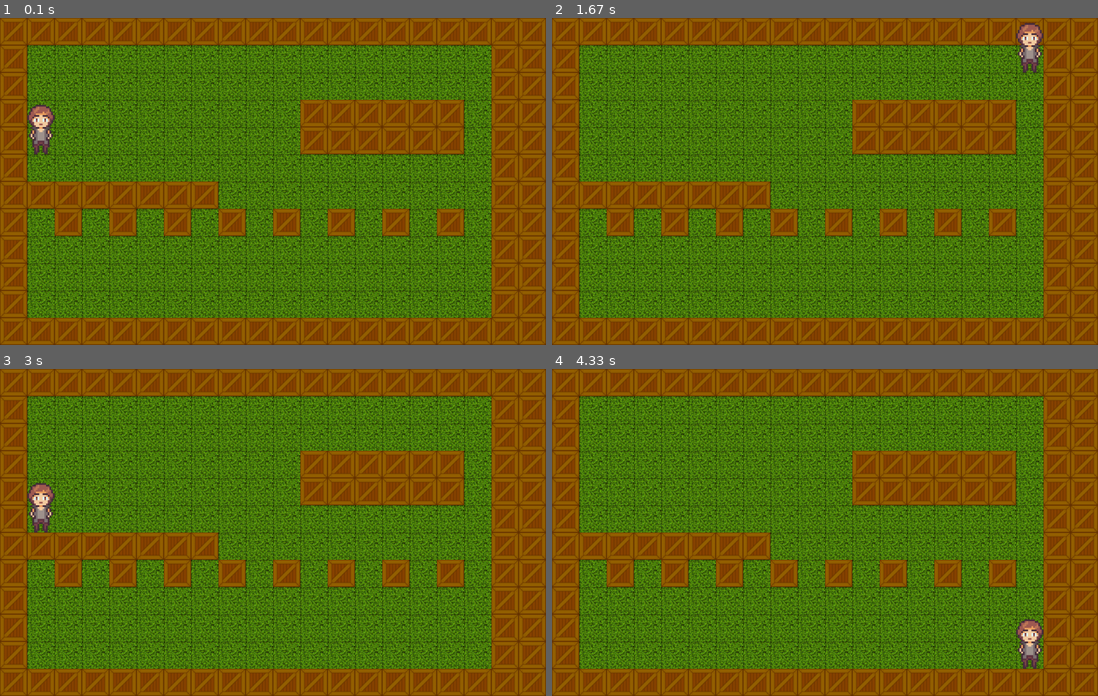
Above: before the commit, frames 1-4 (two rows, left to right).
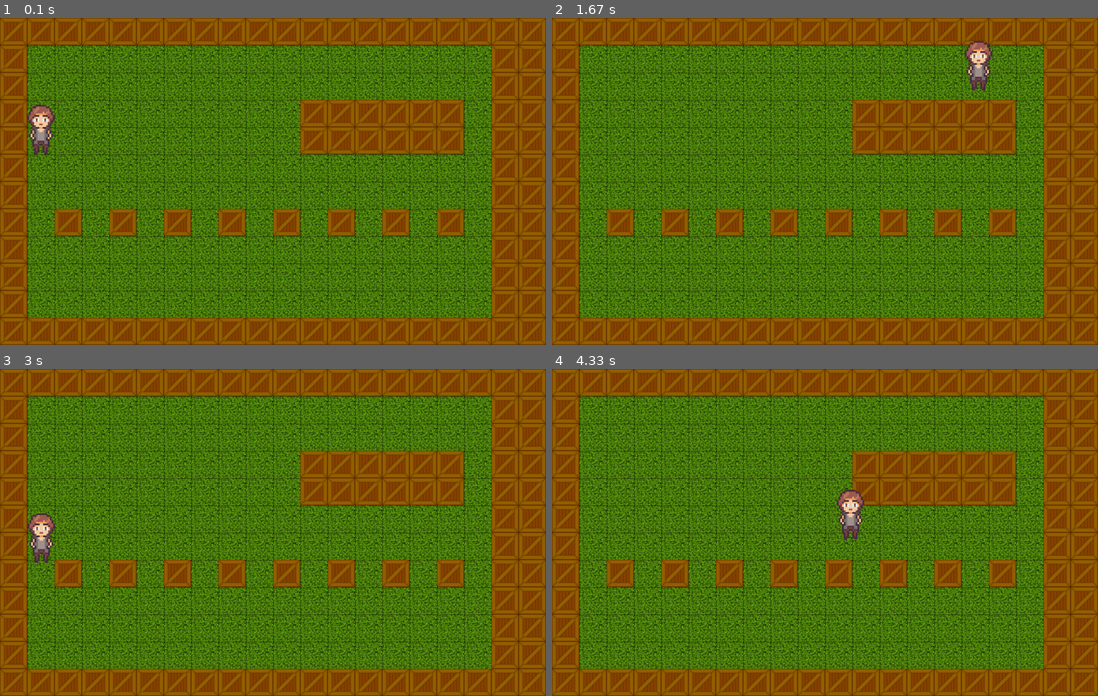
Above: after the commit, the same moments.

Repository: KakeinNoriaki/pygame_project
Game: pygame game, started from main.py
Two runs of this game, one before a commit and one after it. Both use one fixed random seed, a clock stepped at 60 frames per second and the inputs below.
Inputs:
- Up to frame 1 (0.1 s): no input
- Up to frame 2 (1.67 s): hold D 0.33-0.8 s; hold W 0.83-1.13 s; hold D 1.17-1.63 s
- Up to frame 3 (3 s): hold A 1.67-2.2 s; hold S 2.23-2.53 s; hold A 2.57-2.97 s
- Up to frame 4 (4.33 s): hold W 3-3.37 s; hold D 3.4-4.03 s; hold S from 4.07 s (still down)

The runs differ from the first frame. In frame 1, 2.9% of the frame differs, in the area x 5-40%, y 50-59%; in frame 2, 4.0%; in frame 3, 3.5%; in frame 4, 4.0%, in the area x 5-90%, y 36-92%.

Commit message:
зделал нужное, но плохо работающие управление, надо работать

Diff:
--- a/main.py
+++ b/main.py
@@ -5,7 +5,7 @@
 
 
 class Tile(pygame.sprite.Sprite):
-    def __init__(self, tile_type, pos_x, pos_y):
+    def __init__(self, tile_type, pos_x, pos_y, is_wall):
         super().__init__(tiles_group, all_sprites)
         self.image = tile_images[tile_type]
         self.rect = self.image.get_rect().move(
@@ -18,27 +18,25 @@
         self.image = player_image
         self.rect = self.image.get_rect().move(
             tile_width * pos_x, tile_height * pos_y - 64)
-        self.pos = [pos_x, pos_y]
-        # здесь будем хранить изменения по x и если оно равно 64 или -64 обнулям и меняем pos_x на 1 или -1
-        # аналогично с y
-        # это всё нужно что бы правильно считать столкновения со стенами
-        self.move_x = 0
-        self.move_y = 0
+        self.cords = [pos_x * 64, pos_y * 64]
+        self.old_cords = 0, 0
+        self.hp = 3
+        self.speed = 1
 
     def update(self):
-        if self.rect.right > WIDTH:
-            self.rect.right = WIDTH
-        if self.rect.bottom > HEIGHT:
-            self.rect.bottom = HEIGHT
-        if self.rect.top < 0:
-            self.rect.top = 0
-        if self.rect.left < 0:
-            self.rect.left = 0
-
-    def move(self, x, y):
-        self.pos = (x, y)
-        self.rect = self.image.get_rect().move(tile_width * self.pos[0],
-                                               tile_height * self.pos[1] - 64)
+        collides = pygame.sprite.spritecollide(self, all_sprites, False)
+        for coll in collides:
+            if coll.__class__ is Tile:
+                if coll.image == tile_images['wall']:
+                    if self.rect.collidepoint(coll.rect.center):
+                        if self.rect.x + 15 < coll.rect.x:
+                            self.rect.x -= 15
+                        if self.rect.x - 15 > coll.rect.x:
+                            self.rect.x += 15
+                        if self.rect.y + 15 < coll.rect.y:
+                            self.rect.y -= 15
+                        if self.rect.y - 15 > coll.rect.y:
+                            self.rect.y += 15
 
 
 class AbstractBoss:
@@ -68,11 +66,11 @@
     for y in range(len(level)):
         for x in range(len(level[y])):
             if level[y][x] == '.':
-                Tile('empty', x, y)
+                Tile('empty', x, y, False)
             elif level[y][x] == '#':
-                Tile('wall', x, y)
+                Tile('wall', x, y, True)
             elif level[y][x] == '@':
-                Tile('empty', x, y)
+                Tile('empty', x, y, False)
                 new_player = Player(x, y)
     return new_player, x, y
 
@@ -115,20 +113,18 @@
             if event.type == pygame.QUIT:
                 running = False
             keys = pygame.key.get_pressed()
-            if event.type == pygame.KEYDOWN:
-                x, y = player.pos
-                if keys[pygame.K_w]:
-                    if y > 0 and level_map[y - 1][x] != '#':
-                        player.move(x, y - 1)
-                if keys[pygame.K_s]:
-                    if y < level_y - 1 and level_map[y + 1][x] != '#':
-                        player.move(x, y + 1)
-                if keys[pygame.K_d]:
-                    if x < level_x - 1 and level_map[y][x + 1] != '#':
-                        player.move(x + 1, y)
-                if keys[pygame.K_a]:
-                    if x > 0 and level_map[y][x - 1] != '#':
-                        player.move(x - 1, y)
+            if keys[pygame.K_w]:
+                player.old_cords = player.rect.x, player.rect.y
+                player.rect.y -= player.speed
+            if keys[pygame.K_s]:
+                player.old_cords = player.rect.x, player.rect.y
+                player.rect.y += player.speed
+            if keys[pygame.K_d]:
+                player.old_cords = player.rect.x, player.rect.y
+                player.rect.x += player.speed
+            if keys[pygame.K_a]:
+                player.old_cords = player.rect.x, player.rect.y
+                player.rect.x -= player.speed
         screen.fill(pygame.Color('black'))
         player_group.update()
         all_sprites.update()
--- a/map.txt
+++ b/map.txt
@@ -4,7 +4,7 @@
 #..........######.##
 #@.........######.##
 #.................##
-########..........##
+#.................##
 #.#.#.#.#.#.#.#.#.##
 #.................##
 #.................##
Not shown, changed: assets/README.txt
